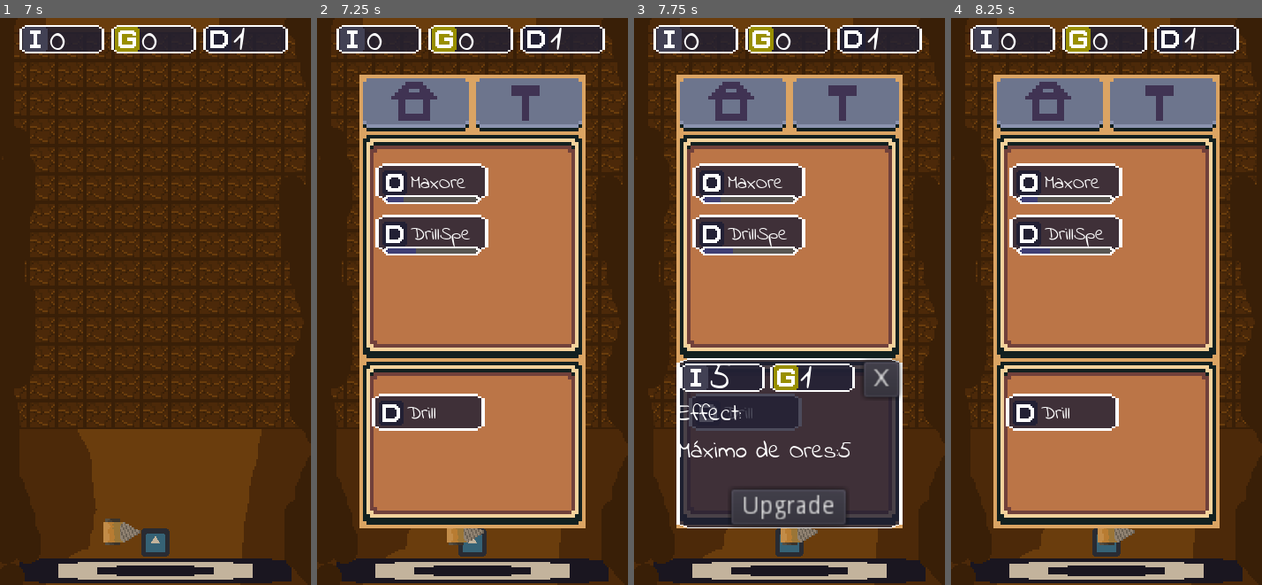
Above: before the commit, frames 1-4 (left to right).
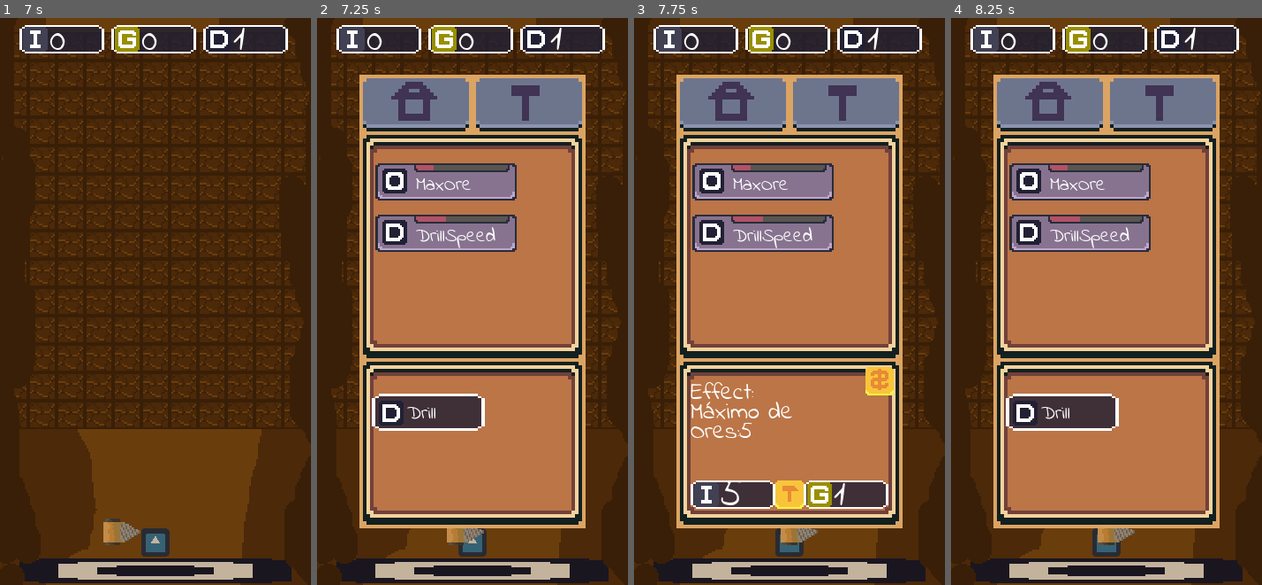
Above: after the commit, the same moments.

Repository: IzumiKei/DrillClicker
Game: Godot game, scene res://Scenes/menu.tscn
Same seed, same stepped clock (60 frames per second), same inputs: the game is played once before the commit and once after it. The engine's default icon, where the game draws it, is replaced by a stand-in: a white triangle on a blue panel in a dark square.
Inputs (mouse positions are in pixels of both pictures, inside the frame that each line leads up to; where the layout moved, square brackets give the same spot in the first picture):
- Up to frame 1 (7 s): click "play" at 0.5 s; tap Enter at 1.25 s; hold Right (ui_right) 1.28-2.03 s; tap Z (Mine) every 0.75 s from 1.35 to 6.6 s; tap Space (ui_select) at 1.52, 2.27, 3.77, 4.52, 5.27, 6.77 s; hold Down (ui_down) 2.03-2.78 s; tap R (reset_scene) at 2.75 s; hold Right (ui_right) 2.78-3.53 s; hold Up (ui_up) 3.53-4.28 s; hold Left (ui_left) 4.28-5.78 s; hold Down (ui_down) 5.78-6.53 s; hold Right (ui_right) from 6.53 s (still down)
- Up to frame 2 (7.25 s): keep holding Right (ui_right)
- Up to frame 3 (7.75 s): release Right (ui_right) at 7.25 s; click (711, 182) at 7.27 s
- Up to frame 4 (8.25 s): click (1196, 380) [1199, 380] at 8 s

Frame 1 is identical in both runs. In frame 2, 5.6% of the frame differs, in the area x 18-65%, y 25-42%; in frame 3, 25%, in the area x 13-87%, y 25-90%; in frame 4, 5.6%.

Commit message:
Description Sprite, Buy and Upgrades Buttons

Diff:
--- a/Scenes/description_displayer.tscn
+++ b/Scenes/description_displayer.tscn
@@ -1,19 +1,24 @@
-[gd_scene load_steps=6 format=2]
+[gd_scene load_steps=10 format=2]
 
 [ext_resource path="res://Scenes/ore_display.tscn" type="PackedScene" id=1]
-[ext_resource path="res://Assets/Sprites/default_menu_background.png" type="Texture" id=2]
+[ext_resource path="res://Assets/Sprites/upgrade_button_up.png" type="Texture" id=2]
 [ext_resource path="res://Scripts/description_displayer.gd" type="Script" id=3]
+[ext_resource path="res://Assets/Sprites/gui_sector_description.png" type="Texture" id=4]
 [ext_resource path="res://Assets/Font/IndieFlower.ttf" type="DynamicFontData" id=5]
+[ext_resource path="res://Assets/Sprites/upgrade_button_down.png" type="Texture" id=6]
+[ext_resource path="res://Assets/Sprites/buy_button_up.png" type="Texture" id=7]
+[ext_resource path="res://Assets/Sprites/buy_button_down.png" type="Texture" id=8]
 
 [sub_resource type="DynamicFont" id=1]
 size = 10
+extra_spacing_bottom = -10
 font_data = ExtResource( 5 )
 
 [node name="DescriptionDisplayer" type="NinePatchRect"]
 margin_right = 128.0
 margin_bottom = 64.0
 rect_min_size = Vector2( 128, 96 )
-texture = ExtResource( 2 )
+texture = ExtResource( 4 )
 script = ExtResource( 3 )
 
 [node name="RichTextLabel" type="RichTextLabel" parent="."]
@@ -21,49 +26,61 @@
 anchor_top = 0.5
 anchor_right = 0.5
 anchor_bottom = 0.5
-margin_left = -63.0
-margin_top = -26.0
-margin_right = 64.0
+margin_left = -56.0
+margin_top = -38.0
+margin_right = 38.0
 margin_bottom = 25.0
 custom_fonts/normal_font = SubResource( 1 )
 text = "Effects:
 	Nantoka"
 
-[node name="ExitButton" type="Button" parent="."]
+[node name="Control" type="Control" parent="."]
+anchor_left = 0.5
+anchor_top = 0.5
+anchor_right = 0.5
+anchor_bottom = 0.5
+margin_left = -56.0
+margin_top = -42.0
+margin_right = 56.0
+margin_bottom = 37.0
+
+[node name="OreDisplay" parent="Control" instance=ExtResource( 1 )]
+anchor_top = 1.0
+anchor_right = 0.0
+margin_top = -16.0
+margin_right = 48.0
+margin_bottom = 0.0
+
+[node name="OreDisplay2" parent="Control" instance=ExtResource( 1 )]
+anchor_left = 1.0
+anchor_top = 1.0
+margin_left = -48.0
+margin_top = -16.0
+margin_right = 0.0
+margin_bottom = 0.0
+
+[node name="ExitButton" type="TextureButton" parent="."]
 anchor_left = 1.0
 anchor_right = 1.0
-margin_left = -22.0
-margin_top = 2.0
-margin_right = -2.0
-margin_bottom = 22.0
-text = "X"
+margin_left = -21.0
+margin_top = 5.0
+margin_right = -5.0
+margin_bottom = 21.0
+texture_normal = ExtResource( 7 )
+texture_pressed = ExtResource( 8 )
 
-[node name="UpgradeButton" type="Button" parent="."]
+[node name="UpgradeButton" type="TextureButton" parent="."]
 anchor_left = 0.5
 anchor_top = 1.0
 anchor_right = 0.5
 anchor_bottom = 1.0
-margin_left = -33.0
-margin_top = -22.0
-margin_right = 32.0
-margin_bottom = -2.0
-text = "Upgrade"
-
-[node name="Control" type="Control" parent="."]
-margin_right = 40.0
-margin_bottom = 40.0
-
-[node name="OreDisplay" parent="Control" instance=ExtResource( 1 )]
-margin_left = 2.0
-margin_top = 3.0
-margin_right = 10.0
-margin_bottom = -21.0
-
-[node name="OreDisplay2" parent="Control" instance=ExtResource( 1 )]
-margin_left = 53.0
-margin_top = 3.0
-margin_right = 61.0
-margin_bottom = -21.0
+margin_left = -8.0
+margin_top = -27.0
+margin_right = 8.0
+margin_bottom = -11.0
+texture_normal = ExtResource( 2 )
+texture_pressed = ExtResource( 6 )
+expand = true
 
 [connection signal="button_down" from="ExitButton" to="." method="_on_ExitButton_button_down"]
 [connection signal="button_down" from="UpgradeButton" to="." method="_on_UpgradeButton_button_down"]
--- a/Scenes/home_menu.tscn
+++ b/Scenes/home_menu.tscn
@@ -28,7 +28,7 @@
 margin_top = -78.0
 margin_right = 9.0
 margin_bottom = -57.0
-rect_min_size = Vector2( 64, 20 )
+rect_min_size = Vector2( 80, 20 )
 
 [node name="DrillSpeed" parent="." instance=ExtResource( 4 )]
 anchor_top = 0.5
--- a/Scenes/stat_upgrade.tscn
+++ b/Scenes/stat_upgrade.tscn
@@ -1,7 +1,7 @@
 [gd_scene load_steps=8 format=2]
 
 [ext_resource path="res://Assets/Sprites/upgrade.png" type="Texture" id=1]
-[ext_resource path="res://Assets/Sprites/button_background.png" type="Texture" id=2]
+[ext_resource path="res://Assets/Sprites/button_upgrade.png" type="Texture" id=2]
 [ext_resource path="res://Assets/Font/IndieFlower.ttf" type="DynamicFontData" id=3]
 [ext_resource path="res://Scripts/upgrade.gd" type="Script" id=4]
 [ext_resource path="res://Assets/Sprites/progress_bar.png" type="Texture" id=5]
@@ -14,9 +14,9 @@
 [node name="Stat_Upgrade" type="NinePatchRect"]
 anchor_right = 1.0
 anchor_bottom = 1.0
-margin_right = -116.0
-margin_bottom = -300.0
-rect_min_size = Vector2( 64, 21 )
+margin_right = -96.0
+margin_bottom = -299.0
+rect_min_size = Vector2( 80, 21 )
 texture = ExtResource( 2 )
 script = ExtResource( 4 )
 
@@ -24,31 +24,28 @@
 anchor_top = 0.5
 anchor_bottom = 0.5
 margin_left = 3.0
-margin_top = -8.0
+margin_top = -8.5
 margin_right = 19.0
-margin_bottom = 8.0
+margin_bottom = 7.5
 texture_normal = ExtResource( 1 )
 
 [node name="Label" type="RichTextLabel" parent="."]
 anchor_left = 0.5
 anchor_right = 0.5
-margin_left = -12.0
-margin_top = 3.0
-margin_right = 24.0
-margin_bottom = 18.0
+margin_left = -17.0
+margin_top = 4.0
+margin_right = 37.0
+margin_bottom = 19.0
 custom_fonts/normal_font = SubResource( 1 )
 text = "Text"
 scroll_active = false
 
 [node name="TextureProgress" type="TextureProgress" parent="."]
-anchor_left = 0.5
-anchor_top = 1.0
-anchor_right = 0.5
-anchor_bottom = 1.0
-margin_left = -27.0
-margin_top = -3.0
-margin_right = 27.0
-margin_bottom = 2.0
+anchor_left = 1.0
+anchor_right = 1.0
+margin_left = -58.0
+margin_right = -4.0
+margin_bottom = 5.0
 rect_min_size = Vector2( 54, 5 )
 value = 80.0
 texture_under = ExtResource( 6 )
Binary file added: Assets/Sprites/button_upgrade.aseprite
Binary file added: Assets/Sprites/button_upgrade.png
Not shown, added: Assets/Sprites/button_upgrade.png.import
Binary file added: Assets/Sprites/buy_button_down.png
Not shown, added: Assets/Sprites/buy_button_down.png.import
Binary file added: Assets/Sprites/buy_button_up.png
Not shown, added: Assets/Sprites/buy_button_up.png.import
Binary file added: Assets/Sprites/gui_sector.aseprite
Binary file added: Assets/Sprites/gui_sector.png
Not shown, added: Assets/Sprites/gui_sector.png.import
Binary file added: Assets/Sprites/gui_sector_description.aseprite
Binary file added: Assets/Sprites/gui_sector_description.png
(and 9 more such lines)
